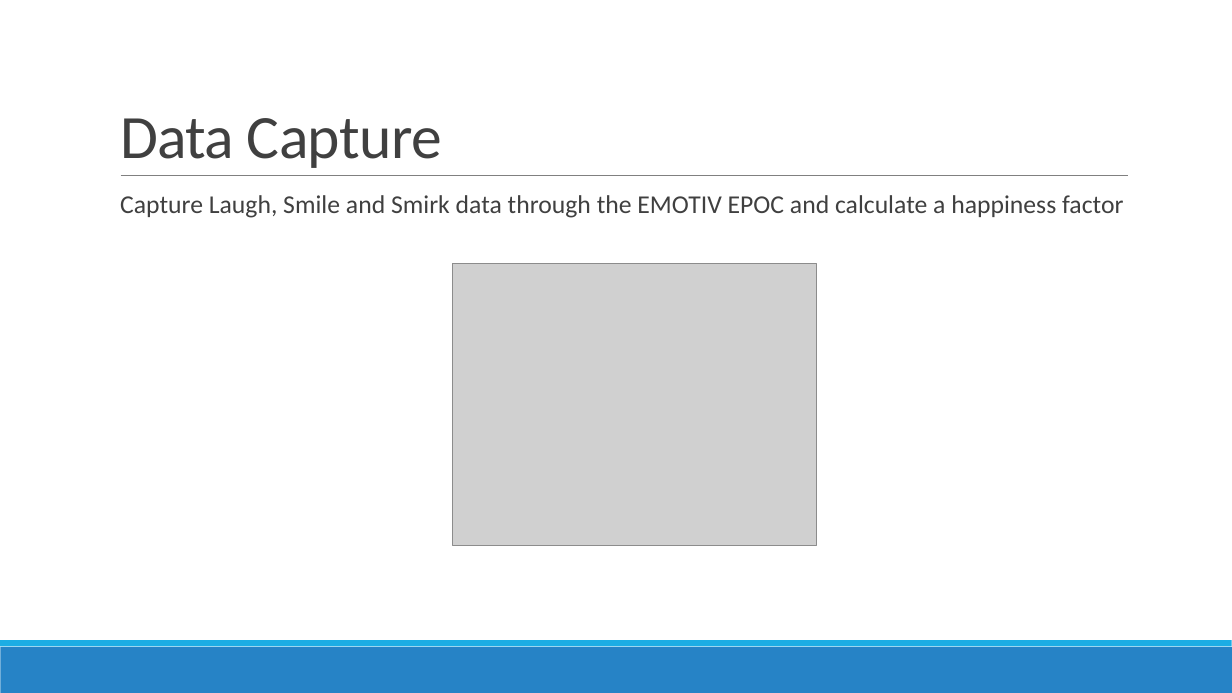
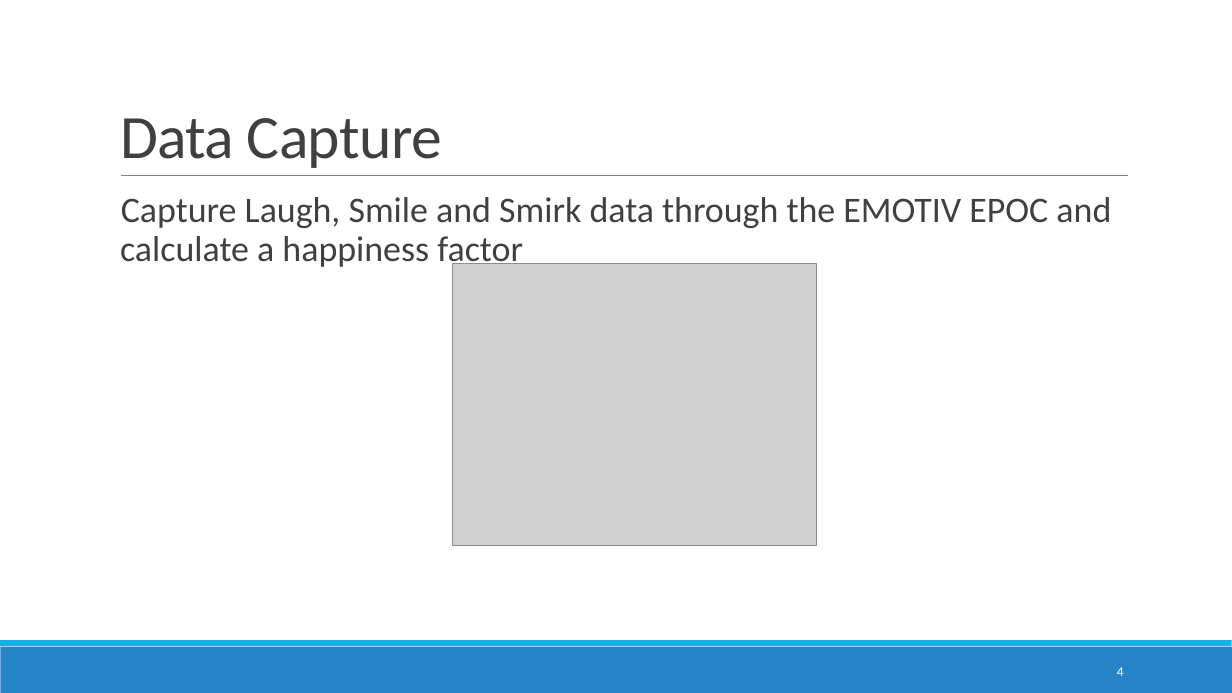
Before and after one commit to mariehuynh/joycast, a slide deck: slide 4 of JoyCast.pptx. Drawn at 1232x693 pixels with LibreOffice and Linux fonts; fonts in the diff are those of the drawing; grey boxes stand for pictures. Boxes give left, top, right and bottom in pixels: in the first picture for what was removed or moved away, otherwise in the second. Text is boxed around its words. In the diff, an @@ line names an element or a change of style, - is before the commit and + after.

```diff
--- a/JoyCast.pptx
+++ b/JoyCast.pptx
@@ text "Capture Laugh, Smile and Smirk ..." at (120,197,1111,270): size 20 to 28 pt @@
@@ page number added at (1117,667,1124,676), 10.5 pt, text #FFFFFF @@
+4
```
Also in this commit, not shown: 5 other slides changed, 1 slide added, 3 slides removed.
